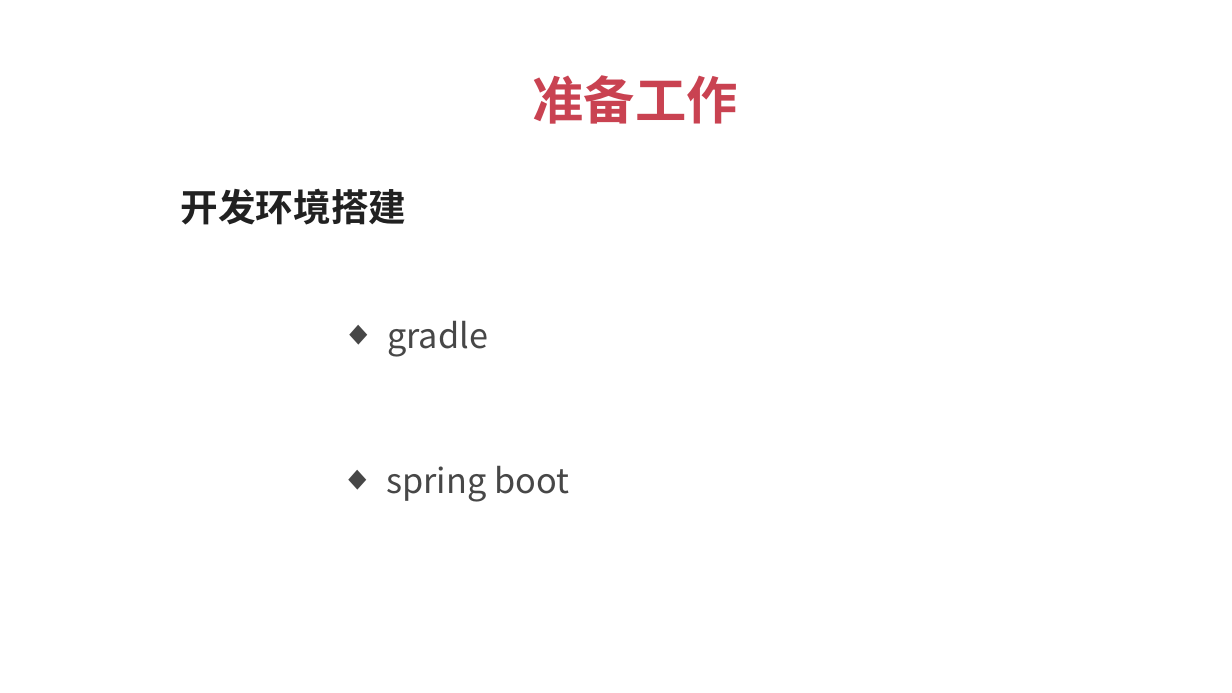
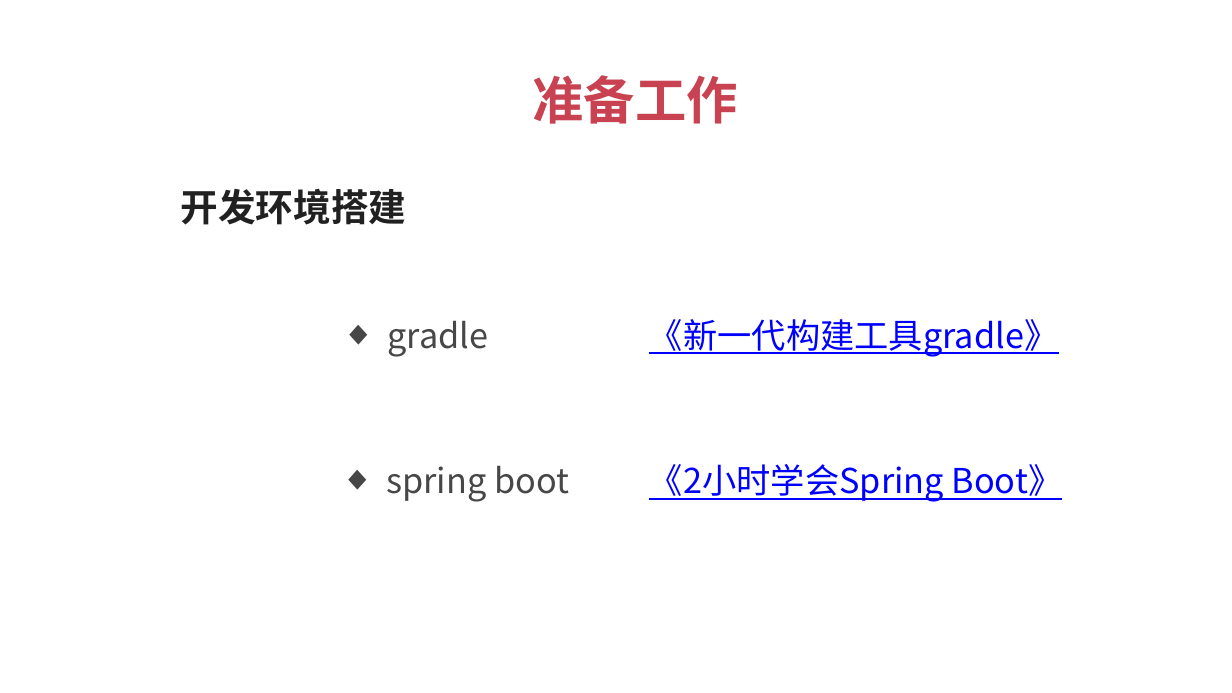
Before and after one commit to 1329555958/financial, a slide deck: slide 27 of 理财平台.pptx (slide 25 before the commit). Drawn at 1232x693 pixels with LibreOffice and Linux fonts; fonts in the diff are those of the drawing. Boxes give left, top, right and bottom in pixels: in the first picture for what was removed or moved away, otherwise in the second. Text is boxed around its words. In the diff, an @@ line names an element or a change of style, - is before the commit and + after.

```diff
--- a/理财平台.pptx
+++ b/理财平台.pptx
@@ text added at (x1=649, y1=319, x2=1059, y2=357), 20 pt, text #0000FF, underline @@
+《新一代构建工具gradle》
@@ text added at (x1=649, y1=464, x2=1063, y2=502), 20 pt, text #0000FF, underline @@
+《2小时学会Spring Boot》
```
Also in this commit, not shown: 9 other slides changed, 21 slides added, 5 slides removed.
